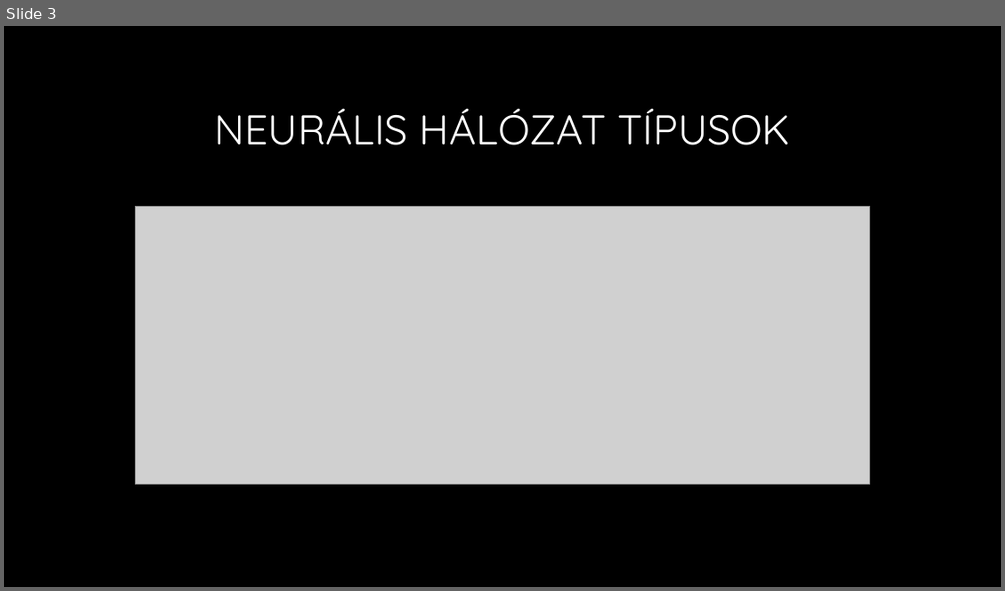
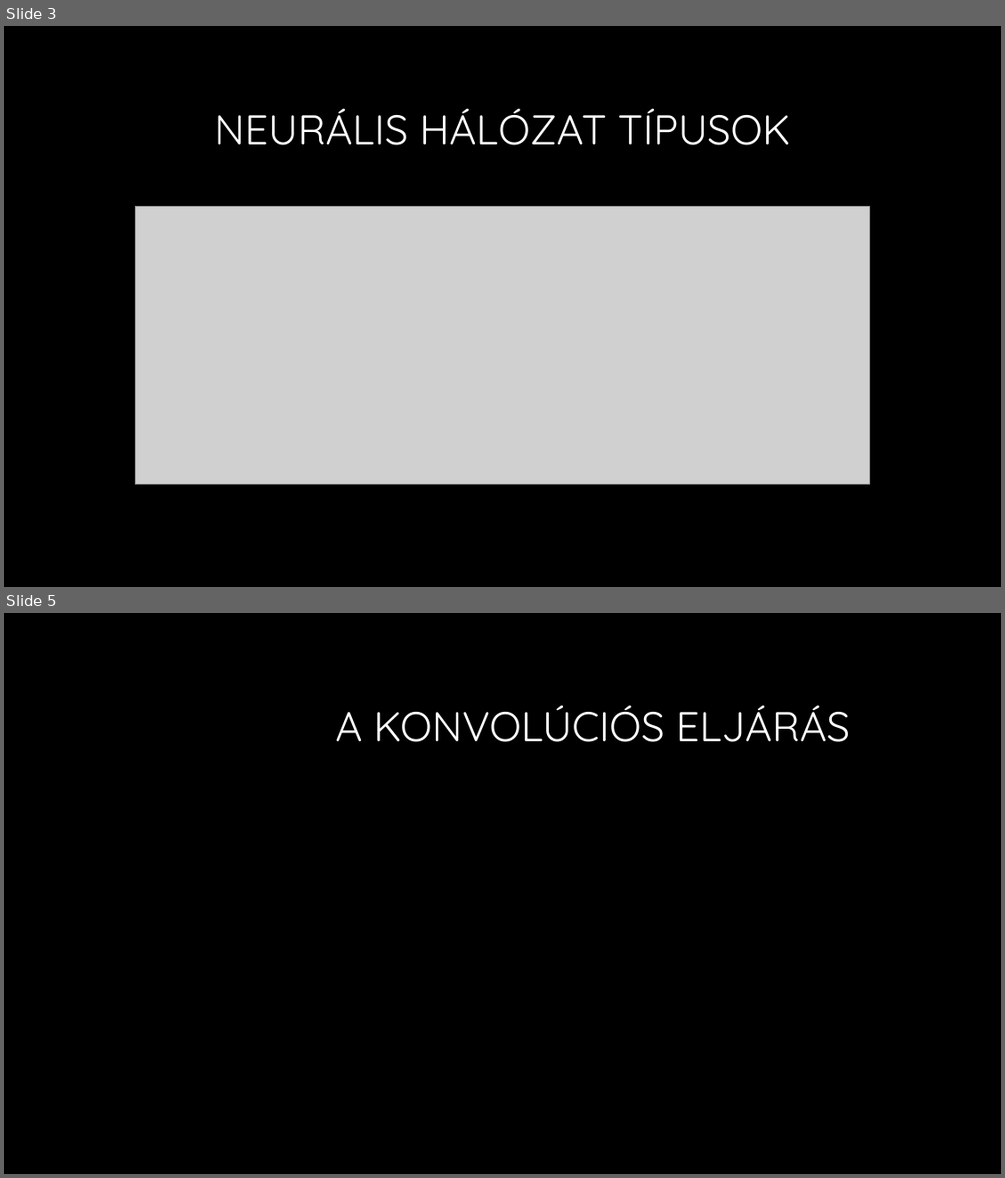
Before and after one commit to martontamas92/CNN, a slide deck: Konvolúciós neuronhálók.pptx. Shown one above the other, each under a label of ours: slide 3 before the commit, slides 3 and 5 after it; the slides between them are not shown. The pictures are 1005x591 and 1005x1178 pixels, drawn with LibreOffice and Linux fonts; fonts in the diff are those of the drawing; grey boxes stand for pictures; background and template pictures are left out. Boxes give left, top, right and bottom in pixels: in the first picture for what was removed or moved away, otherwise in the second. Text is boxed around its words. In the diff, an @@ line names an element or a change of style, - is before the commit and + after.

Commit message:
Konvolúciós eljárás

```diff
--- a/Konvolúciós neuronhálók.pptx
+++ b/Konvolúciós neuronhálók.pptx
@@ slide 5 added at bbox=[4, 613, 1001, 1174], background #000000 @@
@@ title added at bbox=[335, 705, 850, 742], 40 pt, text #FFFFFF @@
+A KONVOLÚCIÓS ELJÁRÁS
```
Also in this commit, not shown: 2 other slides added.
